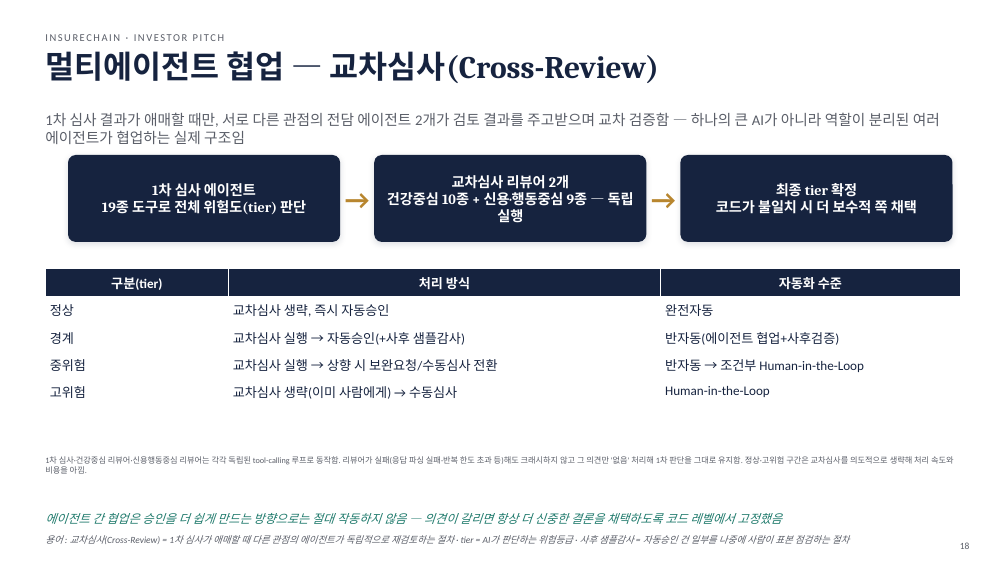
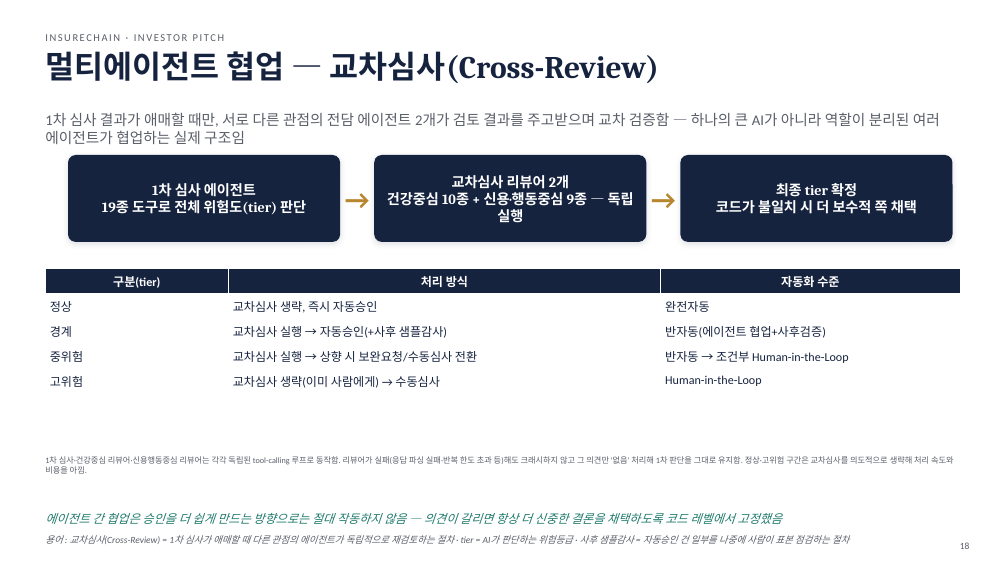
Before and after one commit to leeyonsei78/capstone_project_alpha, a slide deck: slide 18 of 인슈어체인_투자피칭_발표자료.pptx. Drawn at 1008x567 pixels with LibreOffice and Linux fonts; fonts in the diff are those of the drawing. Boxes give left, top, right and bottom in pixels: in the first picture for what was removed or moved away, otherwise in the second. Text is boxed around its words. In the diff, an @@ line names an element or a change of style, - is before the commit and + after.

```diff
--- a/인슈어체인_투자피칭_발표자료.pptx
+++ b/인슈어체인_투자피칭_발표자료.pptx
@@ table at (x1=45, y1=268, x2=960, y2=454) @@
@@ size 12.5 to 11.5 pt @@
```
Also in this commit, not shown: 22 other slides changed, 1 other file.
